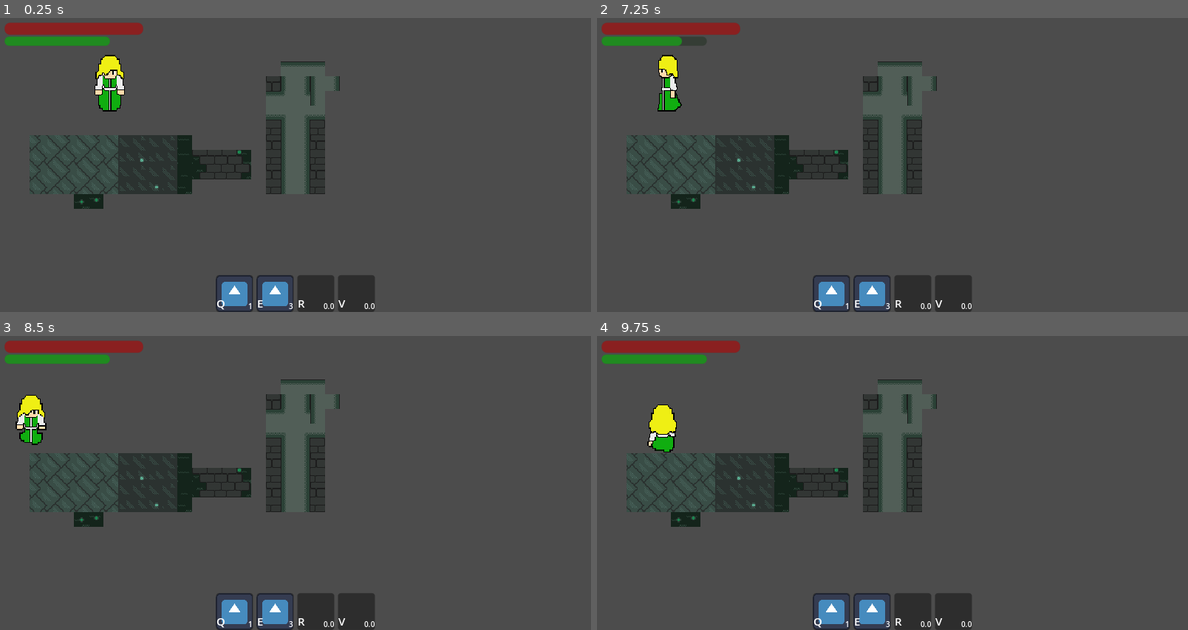
Above: before the commit, frames 1-4 (two rows, left to right).
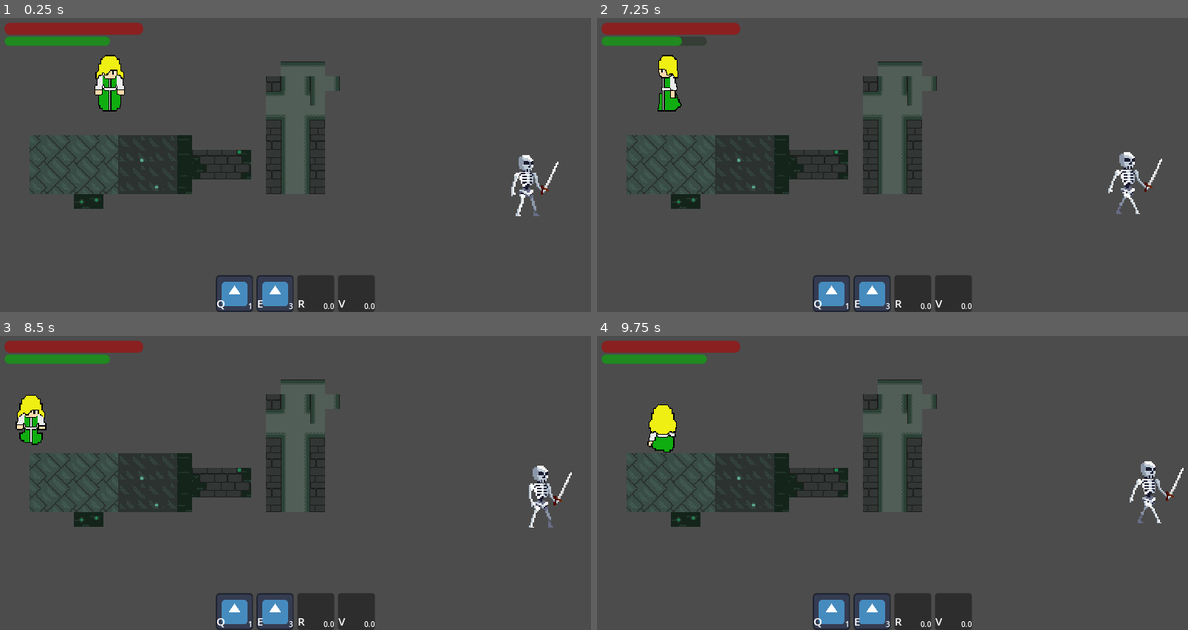
Above: after the commit, the same moments.

Repository: Z3BINI/fnac-project
Game: Godot game, scene res://scenes/levels/test_world.tscn
Two runs of this game, one before a commit and one after it. Both use one fixed random seed, a clock stepped at 60 frames per second and the inputs below. The project has no main scene, so this scene is started directly. The engine's default icon, where the game draws it, is replaced by a stand-in: a white triangle on a blue panel in a dark square.
Inputs (mouse positions are in pixels of both pictures, inside the frame that each line leads up to):
- Up to frame 1 (0.25 s): no input
- Up to frame 2 (7.25 s): click "Q" at 0.5 s; click "E" at 1.25 s; click "R" at 2 s; click "V" at 2.75 s; tap Enter at 3.5 s; move the mouse to (1022, 150) at 3.52 s; hold D (move_right) 3.53-4.28 s; tap Q (ability_1) at 3.6 s; move the mouse to (774, 179) at 4.27 s; hold S (move_down) 4.28-5.03 s; tap E (ability_2) at 4.35 s; move the mouse to (951, 100) at 5.02 s; hold D (move_right) 5.03-5.78 s; tap R (ability_3) at 5.1 s; move the mouse to (862, 223) at 5.77 s; hold W (move_up) 5.78-6.53 s; tap V (ability_4) at 5.85 s; move the mouse to (1069, 209) at 6.52 s; hold A (move_left) from 6.53 s (still down); tap Space (dash) at 6.6 s
- Up to frame 3 (8.5 s): move the mouse to (118, 438) at 7.27 s; tap Shift (sprint) at 7.35 s; move the mouse to (325, 483) at 8.02 s; release A (move_left) at 8.03 s; hold S (move_down) from 8.03 s (still down); click (325, 483) at 8.1 s
- Up to frame 4 (9.75 s): move the mouse to (803, 409) at 8.77 s; release S (move_down) at 8.78 s; hold D (move_right) 8.78-9.53 s; tap Q (ability_1) at 8.85 s; move the mouse to (1022, 468) at 9.52 s; hold W (move_up) from 9.53 s (still down); tap E (ability_2) at 9.6 s

The runs differ from the first frame. In frame 1, 0.5% of the frame differs, in the area x 86-95%, y 46-68%; in frame 2, 0.5%; in frame 3, 0.5%; in frame 4, 0.5%.

Commit message:
Testing enemy logic

Diff:
--- a/scenes/levels/test_world.tscn
+++ b/scenes/levels/test_world.tscn
@@ -2,7 +2,7 @@
 
 [ext_resource type="PackedScene" uid="uid://chr6qhnp1dx20" path="res://scenes/player/player.tscn" id="1_5alqc"]
 [ext_resource type="Texture2D" uid="uid://8xoxpumbya6s" path="res://assets/tilesets/Floor_1.png" id="1_guhcg"]
-[ext_resource type="PackedScene" uid="uid://bjdlwk3p14b8c" path="res://scenes/test_dmg_doer.tscn" id="2_52vcj"]
+[ext_resource type="PackedScene" uid="uid://02s5kpq073pc" path="res://scenes/enemies/enemy_skeleton_white.tscn" id="4_ipxwg"]
 
 [sub_resource type="TileSetAtlasSource" id="TileSetAtlasSource_1uwuc"]
 texture = ExtResource("1_guhcg")
@@ -94,5 +94,5 @@
 [node name="Player" parent="." instance=ExtResource("1_5alqc")]
 position = Vector2(119, 73)
 
-[node name="TestDmgDoer" parent="." instance=ExtResource("2_52vcj")]
-position = Vector2(222.754, 106.658)
+[node name="EnemySkeletonWhite" parent="." instance=ExtResource("4_ipxwg")]
+position = Vector2(576.3, 185.676)
